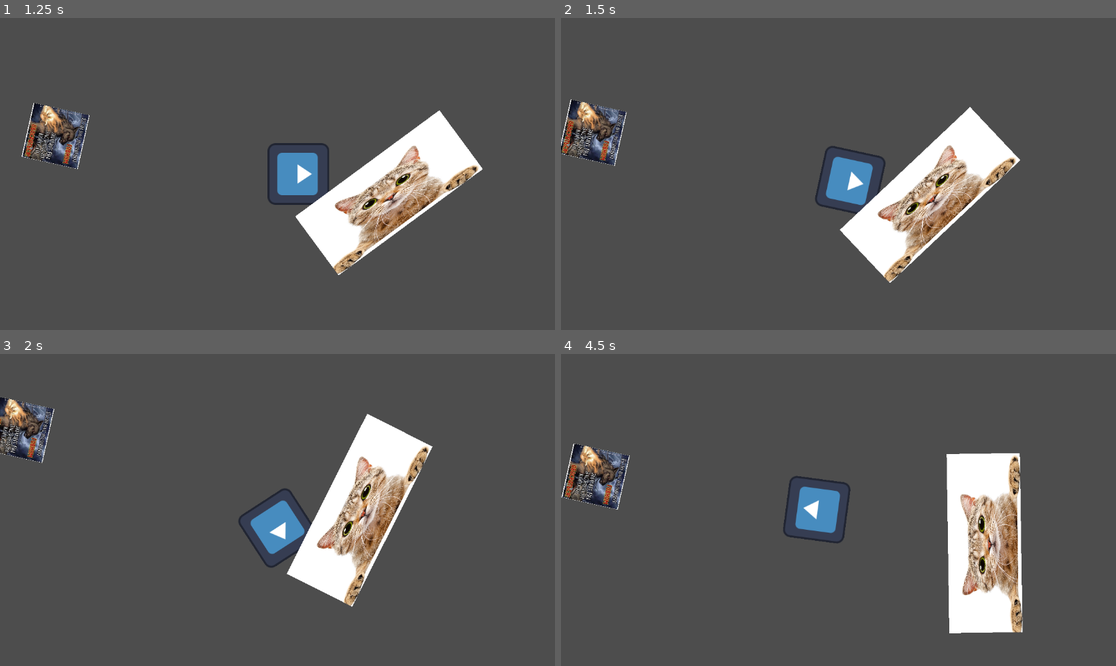
Above: before the commit, frames 1-4 (two rows, left to right).
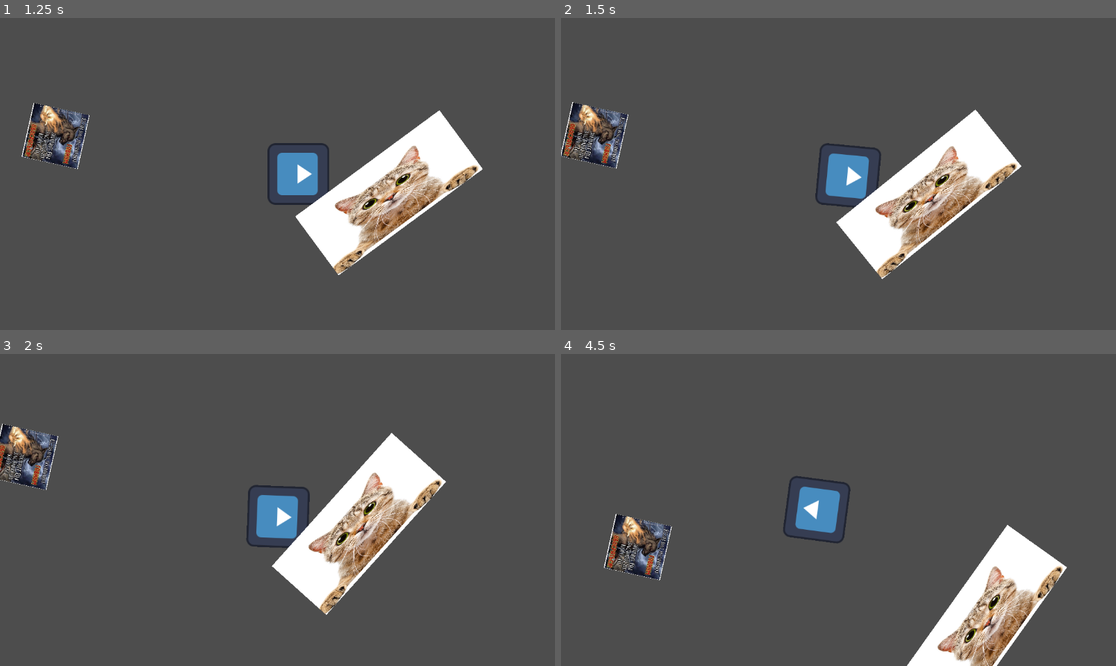
Above: after the commit, the same moments.

Repository: Smugllar/Geoffrey
Game: Godot game, scene res://scenes/main.tscn
The game is run twice, just before and just after one commit, with the same random seed, the same clock (stepped at 60 frames per second) and the same inputs. The engine's default icon, where the game draws it, is replaced by a stand-in: a white triangle on a blue panel in a dark square.
Inputs:
- Up to frame 1 (1.25 s): hold D (move_right) from 0.53 s (still down)
- Up to frame 2 (1.5 s): release D (move_right) at 1.28 s; hold S (move_down) from 1.28 s (still down)
- Up to frame 3 (2 s): keep holding S (move_down)
- Up to frame 4 (4.5 s): release S (move_down) at 2.03 s; hold D (move_right) 2.03-2.78 s; hold W (move_up) 2.78-3.53 s; hold A (move_left) from 3.53 s (still down)

Frame 1 is identical in both runs. In frame 2, 5.7% of the frame differs, in the area x 0-83%, y 26-85%; in frame 3, 9.8%; in frame 4, 13%, in the area x 0-92%, y 28-100%.

Commit message:
lighter player

Diff:
--- a/scenes/civilian.tscn
+++ b/scenes/civilian.tscn
@@ -37,6 +37,7 @@
 
 [node name="CollisionShape2D" type="CollisionShape2D" parent="Area2D"]
 shape = SubResource("CircleShape2D_dslhb")
+debug_color = Color(0.54902, 0.556863, 0.25098, 0.419608)
 
 [node name="Timer" type="Timer" parent="."]
 
--- a/scenes/player.tscn
+++ b/scenes/player.tscn
@@ -19,7 +19,6 @@
 
 [node name="Player" type="RigidBody2D"]
 position = Vector2(0, 1)
-mass = 10.0
 gravity_scale = 0.0
 linear_damp = 5.0
 angular_damp = 5.0
